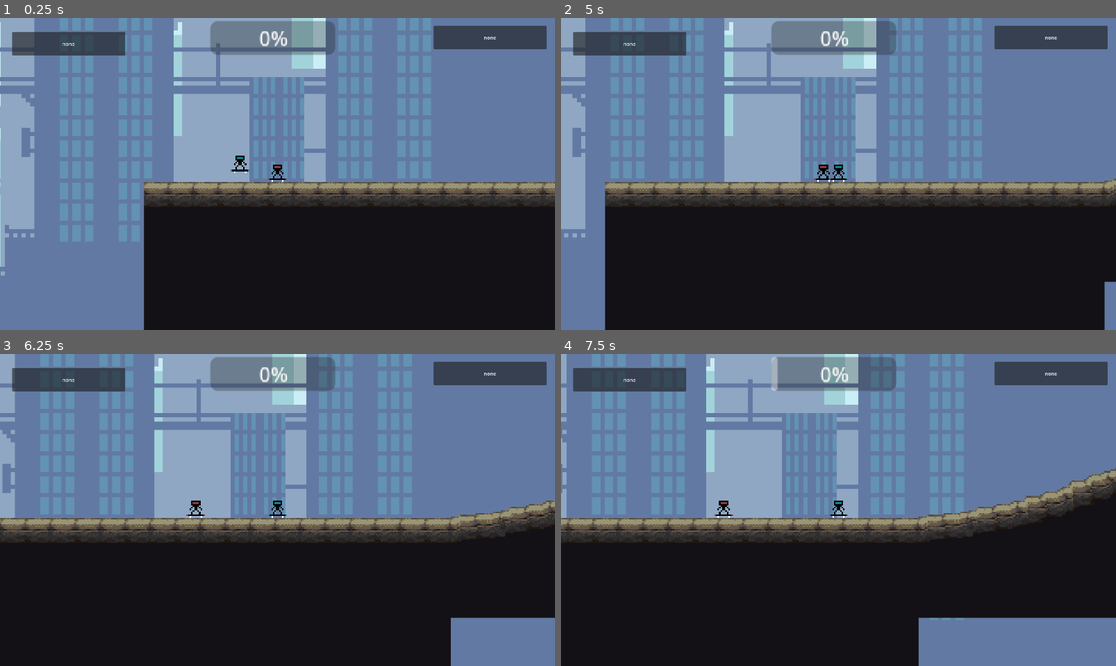
Above: before the commit, frames 1-4 (two rows, left to right).
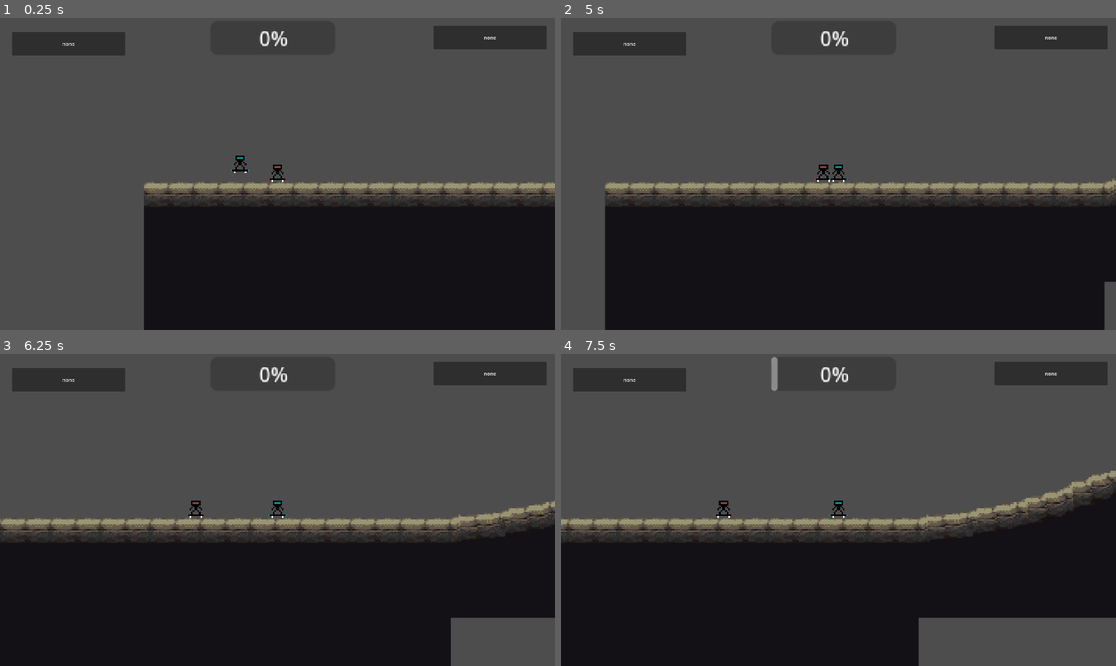
Above: after the commit, the same moments.

Repository: HowdyHack-2025/skater-game
Game: Godot game, scene res://world_2d.tscn
Same seed, same stepped clock (60 frames per second), same inputs: the game is played once before the commit and once after it.
Inputs:
- Up to frame 1 (0.25 s): no input
- Up to frame 2 (5 s): tap J (backflip_p2) at 0.6, 4.35 s; tap E (frontflip_p1) at 1.35 s; hold Q (backflip_p1) 2.03-2.78 s; tap L (frontflip_p2) at 2.1 s; tap W (go) at 2.85 s; hold I (go_2) 3.53-4.28 s; hold Q (backflip_p1) from 4.28 s (still down)
- Up to frame 3 (6.25 s): release Q (backflip_p1) at 5.03 s; tap E (frontflip_p1) at 5.1 s; hold Q (backflip_p1) from 5.78 s (still down); tap L (frontflip_p2) at 5.85 s
- Up to frame 4 (7.5 s): hold W (go) 6.53-7.28 s; release Q (backflip_p1) at 7.28 s; tap I (go_2) at 7.35 s

The runs differ from the first frame. In frame 1, 65% of the frame differs, in the area x 0-100%, y 0-100%; in frame 2, 56%; in frame 3, 55%; in frame 4, 56%.

Commit message:
delete background

Diff:
--- a/skater-2d-godot/world_2d.tscn
+++ b/skater-2d-godot/world_2d.tscn
@@ -1,8 +1,7 @@
-[gd_scene load_steps=13 format=3 uid="uid://bkra1ub3o0xua"]
+[gd_scene load_steps=12 format=3 uid="uid://bkra1ub3o0xua"]
 
 [ext_resource type="Script" uid="uid://nrohe4rqb3q" path="res://world_2d.gd" id="1_y4oe8"]
 [ext_resource type="PackedScene" uid="uid://cbhjkg5kjws57" path="res://skater_player.tscn" id="2_laysq"]
-[ext_resource type="Texture2D" uid="uid://dqxsajt8rfxsd" path="res://assets/2d/imported/GandalfHardcore City Tiles/City background.png" id="2_u2nsr"]
 [ext_resource type="PackedScene" uid="uid://cj2oe0m4q44bu" path="res://stage_pieces/beginning.tscn" id="3_hmjmd"]
 [ext_resource type="PackedScene" uid="uid://b82ppyqjrmxkp" path="res://status.tscn" id="4_u2nsr"]
 [ext_resource type="Script" uid="uid://dnq8ii7sc0bv7" path="res://main_camera_2.gd" id="5_y4oe8"]
@@ -23,16 +22,6 @@
 
 [node name="World2D" type="Node2D"]
 script = ExtResource("1_y4oe8")
-
-[node name="Parallax2D" type="Parallax2D" parent="."]
-scale = Vector2(1.565, 1.565)
-scroll_scale = Vector2(0.1, 0.1)
-scroll_offset = Vector2(-129, 137)
-
-[node name="CityBackground" type="Sprite2D" parent="Parallax2D"]
-position = Vector2(-2.000001, 4.0000005)
-scale = Vector2(1.7283236, 1.7283236)
-texture = ExtResource("2_u2nsr")
 
 [node name="SkaterPlayer" parent="." instance=ExtResource("2_laysq")]
 position = Vector2(-129, 1)
